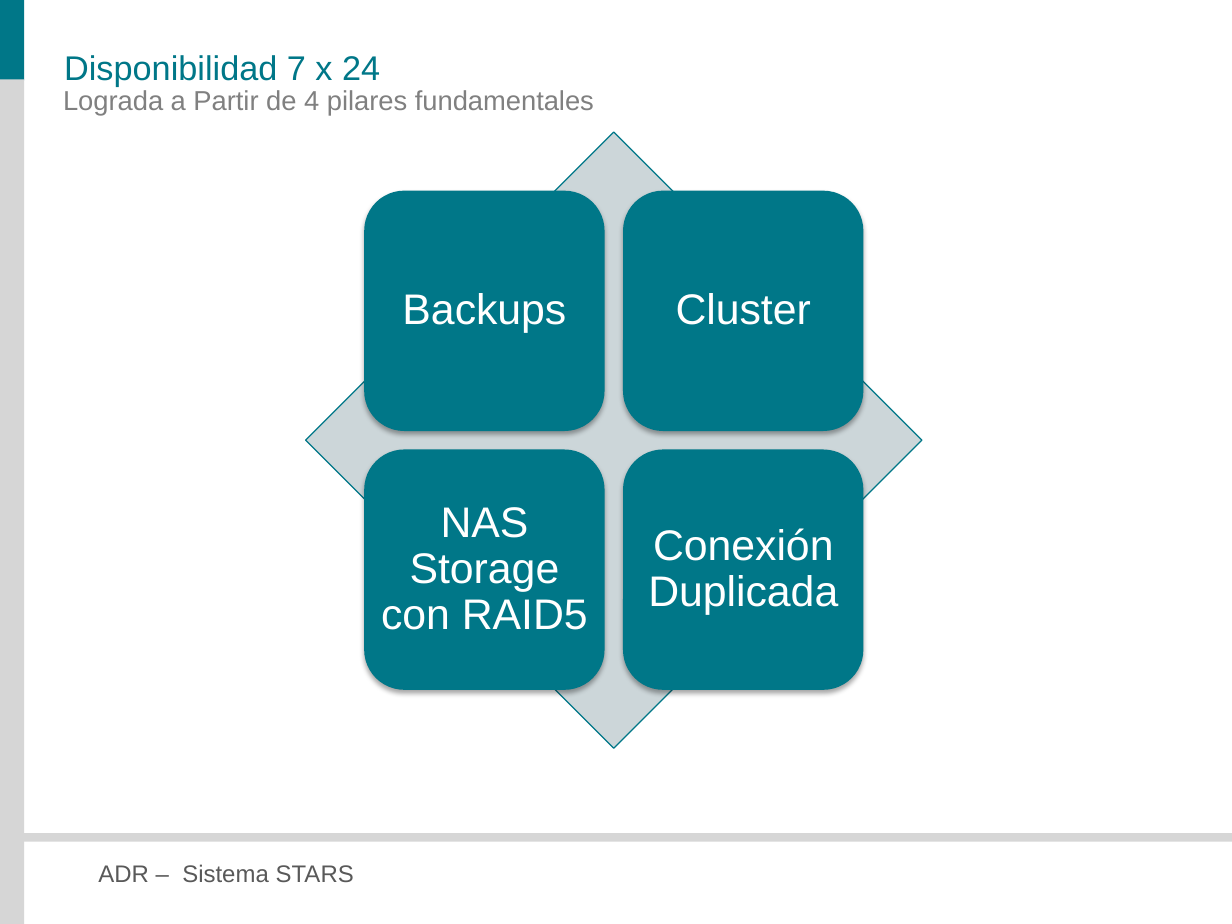
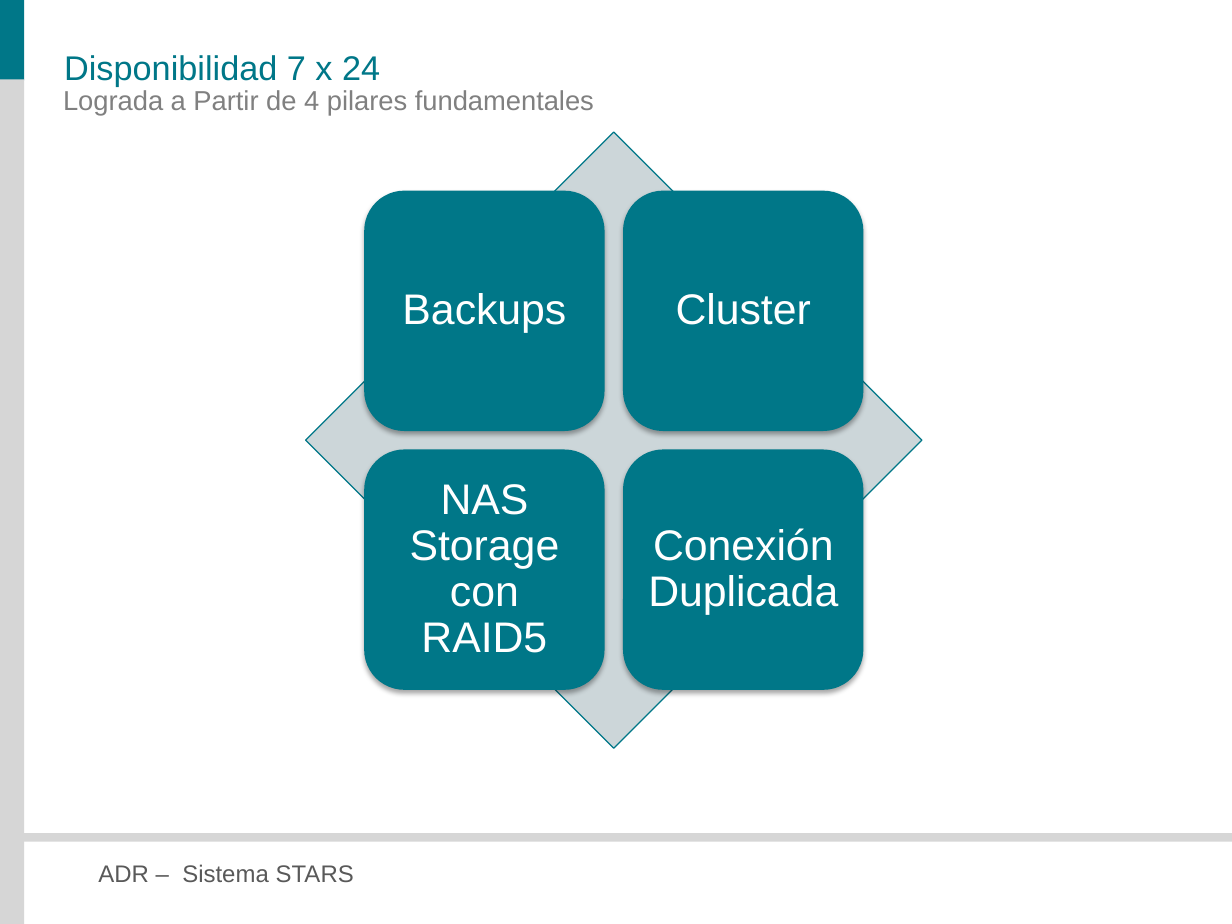
Before and after one commit to veritoreinoso/adr-2010, a slide deck: slide 16 of Presentacion.pptx. Drawn at 1232x924 pixels with LibreOffice and Linux fonts; fonts in the diff are those of the drawing. Boxes give left, top, right and bottom in pixels: in the first picture for what was removed or moved away, otherwise in the second. Text is boxed around its words. In the diff, an @@ line names an element or a change of style, - is before the commit and + after.

```diff
--- a/Presentacion.pptx
+++ b/Presentacion.pptx
@@ text "NAS Storage con RAID5" rewrapped from <box>381,507,588,630</box> to <box>410,484,560,653</box> @@
```
Also in this commit, not shown: 13 other slides changed, 1 other file.
